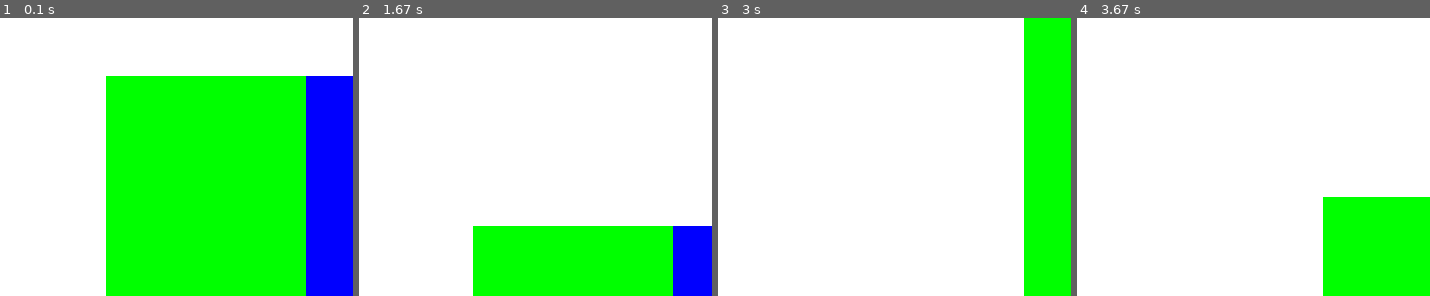
Above: before the commit, frames 1-4 (left to right).
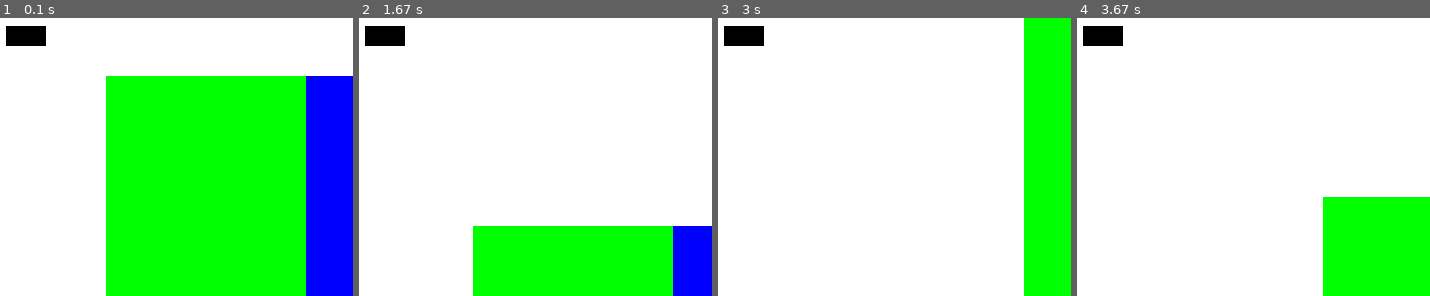
Above: after the commit, the same moments.

Repository: WCI-Computer-Science/pygame
Game: pygame game, started from main.py
Two runs of this game, one before a commit and one after it. Both use one fixed random seed, a clock stepped at 60 frames per second and the inputs below.
Inputs (mouse positions are % of the whole screen's width and height, from its top left):
- Up to frame 1 (0.1 s): no input
- Up to frame 2 (1.67 s): hold D 0.33-0.8 s; hold W 0.83-1.13 s; click (80, 43) at 1.22 s; click (16, 47) at 1.55 s
- Up to frame 3 (3 s): hold D 1.83-2.3 s; move the mouse to (54, 70) at 1.87 s; hold A 2.33-2.87 s; click (60, 8) at 2.95 s
- Up to frame 4 (3.67 s): hold S 3.23-3.53 s; move the mouse to (85, 84) at 3.27 s; hold A from 3.57 s (still down)
The pictures show only the part of the screen within x 0-50%, y 9-59%; the shares and areas given below are measured in that part.

The runs differ from the first frame. In frame 1, 0.8% of the frame differs, in the area x 1-14%, y 2-11%; in frame 2, 0.8%; in frame 3, 0.8%; in frame 4, 0.8%.

Commit message:
Add wall class

Diff:
--- a/main.py
+++ b/main.py
@@ -55,9 +55,18 @@
         pygame.draw.rect(screen, self.rect1colour, self.rect1)
         pygame.draw.rect(screen, self.rect2colour, self.rect2)
 
+class Wall(pygame.sprite.Sprite):
+    def __init__(self, x, y, w, h):
+        super().__init__()
+        self.image = pygame.Surface((w, h))
+        self.rect = pygame.Rect((x, y), (w, h))
 
+    def draw(self, screen):
+        pygame.draw.rect(screen, (255, 0, 0), self.rect)
 
 rects = Rectangles((200, 150), (400, 150), (200, 300), (200, 300), (0, 255, 0), (0, 0, 255), 20, WIDTH, HEIGHT)
+walls = pygame.sprite.Group()
+walls.add(Wall(100, 100, 40, 20))
 
 clock = pygame.time.Clock()
 
@@ -73,4 +82,5 @@
     rects.update()
     screen.fill((255, 255, 255))
     rects.draw(screen)
+    walls.draw(screen)
     pygame.display.update()
